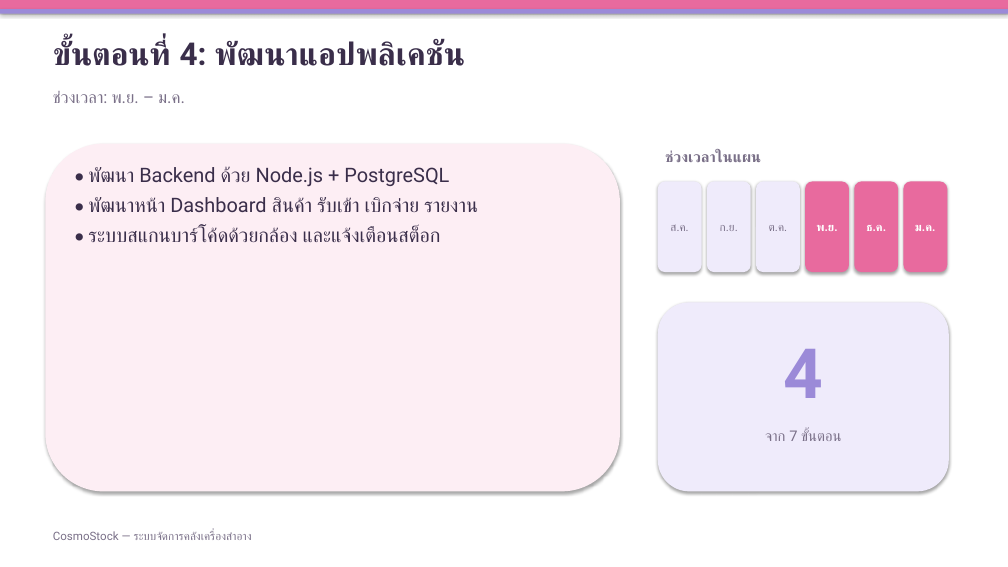
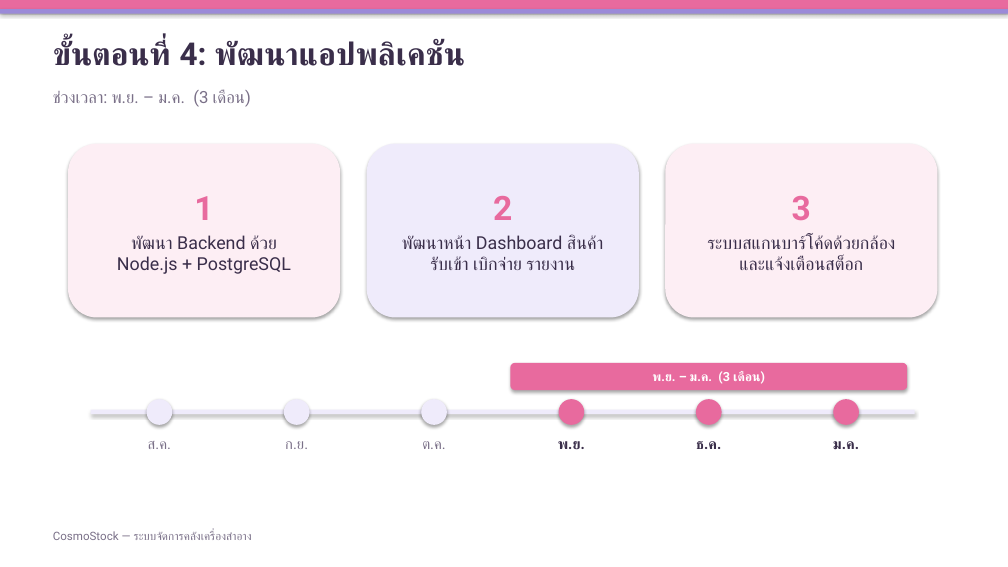
Before and after one commit to chakkrit4456/Cosmo-stock, a slide deck: slide 4 of doc/CosmoStock-ขั้นตอนการดำเนินงาน.pptx. Drawn at 1008x567 pixels with LibreOffice and Linux fonts; fonts in the diff are those of the drawing. Boxes give left, top, right and bottom in pixels: in the first picture for what was removed or moved away, otherwise in the second. Text is boxed around its words. In the diff, an @@ line names an element or a change of style, - is before the commit and + after.

```diff
--- a/doc/CosmoStock-ขั้นตอนการดำเนินงาน.pptx
+++ b/doc/CosmoStock-ขั้นตอนการดำเนินงาน.pptx
@@ text at [53,90,251,107]: text changed @@
-ช่วงเวลา: พ.ย. – ม.ค.
+ช่วงเวลา: พ.ย. – ม.ค. (3 เดือน)
@@ rounded rectangle "1": place and size @@
-rounded rectangle "1" at [45,144,620,492]
+rounded rectangle "1" at [68,144,340,318]
@@ rounded rectangle "2": place and size @@
-rounded rectangle "2" at [88,166,478,242]
+rounded rectangle "2" at [367,144,639,318]
@@ rounded rectangle "2" at [367,144,639,318]: vertical alignment top to middle; fill none to #EFEBFB; shadow on @@
@@ rounded rectangle added at [665,144,938,318], fill #FDEEF4, 17 pt, text #3A2E4A @@
+3
+ระบบสแกนบาร์โค้ดด้วยกล้อง และแจ้งเตือนสต็อก
@@ text removed at [665,150,761,162] @@
-ช่วงเวลาในแผน
@@ text in rounded rectangle at [117,196,291,274]: text added @@
+1
+พัฒนา Backend ด้วย Node.js + PostgreSQL
@@ text in rounded rectangle at [402,196,604,270]: text changed; size 19 to 17 pt @@
-• พัฒนา Backend ด้วย Node.js + PostgreSQL
-• พัฒนาหน้า Dashboard สินค้า รับเข้า เบิกจ่าย รายงาน
-• ระบบสแกนบาร์โค้ดด้วยกล้อง และแจ้งเตือนสต็อก
+2
+พัฒนาหน้า Dashboard สินค้า รับเข้า เบิกจ่าย รายงาน
@@ rounded rectangle removed at [658,302,949,492] @@
@@ text removed at [783,349,823,398] @@
-4
@@ rounded rectangle added at [510,363,907,390], fill #E86A9E, 12 pt, text #FFFFFF, bold @@
+พ.ย. – ม.ค. (3 เดือน)
@@ rectangle added at [91,410,915,414], fill #EFEBFB @@
@@ ellipse added at [147,399,172,425], fill #EFEBFB @@
@@ ellipse added at [284,399,309,425], fill #EFEBFB @@
@@ ellipse added at [421,399,447,425], fill #EFEBFB @@
@@ ellipse added at [559,399,585,425], fill #E86A9E @@
@@ ellipse added at [696,399,722,425], fill #E86A9E @@
@@ ellipse added at [833,399,859,425], fill #E86A9E @@
@@ text "ส.ค.": place and size @@
-text "ส.ค." at [658,181,702,272]
+text "ส.ค." at [148,441,171,449]
@@ text "ก.ย.": place and size @@
-text "ก.ย." at [707,181,751,272]
+text "ก.ย." at [285,441,308,449]
@@ size 11 to 14 pt; more space between paragraphs; vertical alignment middle to top; fill #EFEBFB to none; shadow off in 3 elements at [148,441,171,449], [285,441,308,449], [422,441,446,449] @@
@@ text "ต.ค.": place and size @@
-text "ต.ค." at [756,181,800,272]
+text "ต.ค." at [422,441,446,449]
@@ text "พ.ย.": place and size @@
-text "พ.ย." at [805,181,849,272]
+text "พ.ย." at [558,441,585,450]
@@ text "ธ.ค.": place and size @@
-text "ธ.ค." at [854,181,898,272]
+text "ธ.ค." at [696,441,721,449]
@@ text removed at [765,430,841,441] @@
-จาก 7 ขั้นตอน
@@ size 11 to 14 pt, text colour #FFFFFF to #3A2E4A; more space between paragraphs; vertical alignment middle to top; fill #E86A9E to none; shadow off in 3 elements at [558,441,585,450], [696,441,721,449], [833,441,859,450] @@
@@ text "ม.ค.": place and size @@
-text "ม.ค." at [904,181,948,272]
+text "ม.ค." at [833,441,859,450]
```
Also in this commit, not shown: 6 other slides changed.
